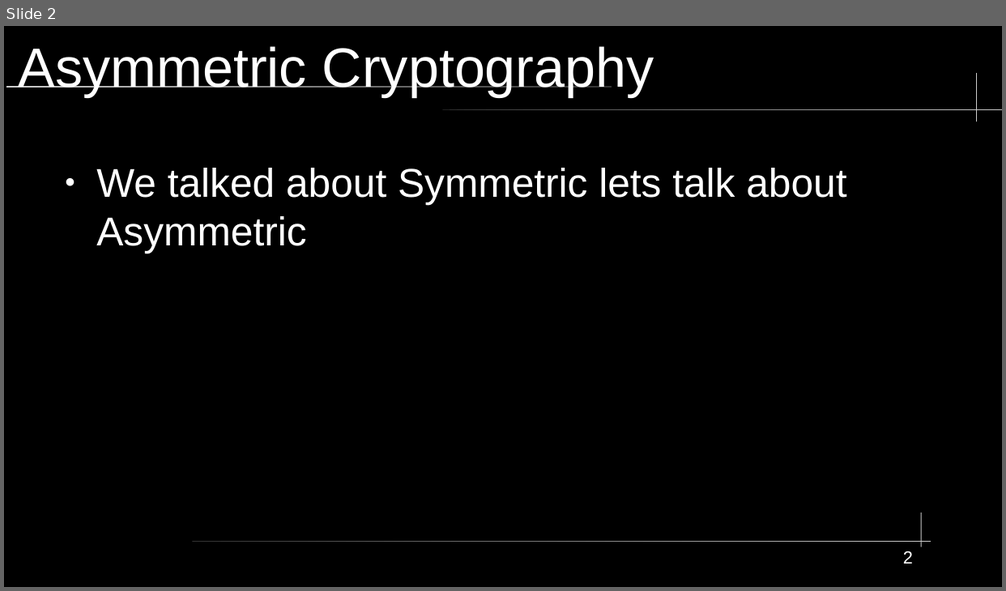
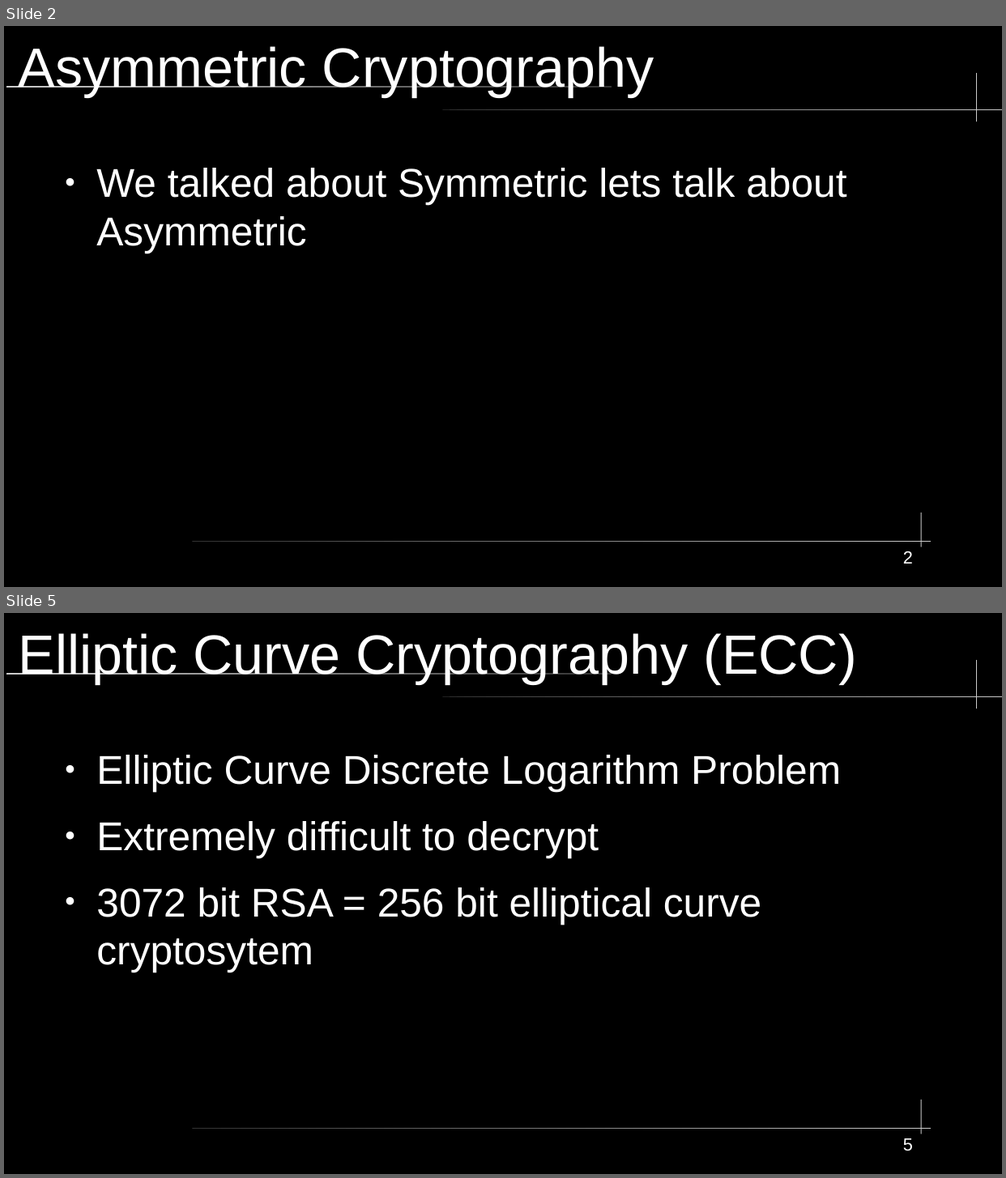
Before and after one commit to City-Colleges-of-Chicago-Cybersecurity/COMPSFI-214, a slide deck: 2026/Spring/powerpoints/Chapter-07-PKI-and-Cryptographic-Applications.odp. Shown one above the other, each under a label of ours: slide 2 before the commit, slides 2 and 5 after it; the slides between them are not shown. The pictures are 1006x591 and 1006x1178 pixels, drawn with LibreOffice and Linux fonts; fonts in the diff are those of the drawing. Boxes give left, top, right and bottom in pixels: in the first picture for what was removed or moved away, otherwise in the second. Text is boxed around its words. In the diff, an @@ line names an element or a change of style, - is before the commit and + after.

```diff
--- a/2026/Spring/powerpoints/Chapter-07-PKI-and-Cryptographic-Applications.odp
+++ b/2026/Spring/powerpoints/Chapter-07-PKI-and-Cryptographic-Applications.odp
@@ slide 5 added at [4,613,1002,1174], background #000000; not listed: 5 template elements that a slide beside it also shows @@
@@ title added at [19,633,857,684], 44 pt, text #FFFFFF @@
+Elliptic Curve Cryptography (ECC)
@@ text added at [96,755,841,973], 32 pt, text #FFFFFF @@
+● Elliptic Curve Discrete Logarithm Problem
+● Extremely difficult to decrypt
+● 3072 bit RSA = 256 bit elliptical curve cryptosytem
@@ page number added at [903,1139,913,1152], 14 pt, text #FFFFFF @@
+5
```
Also in this commit, not shown: 1 slide changed, 24 other slides added, 8 other files.
